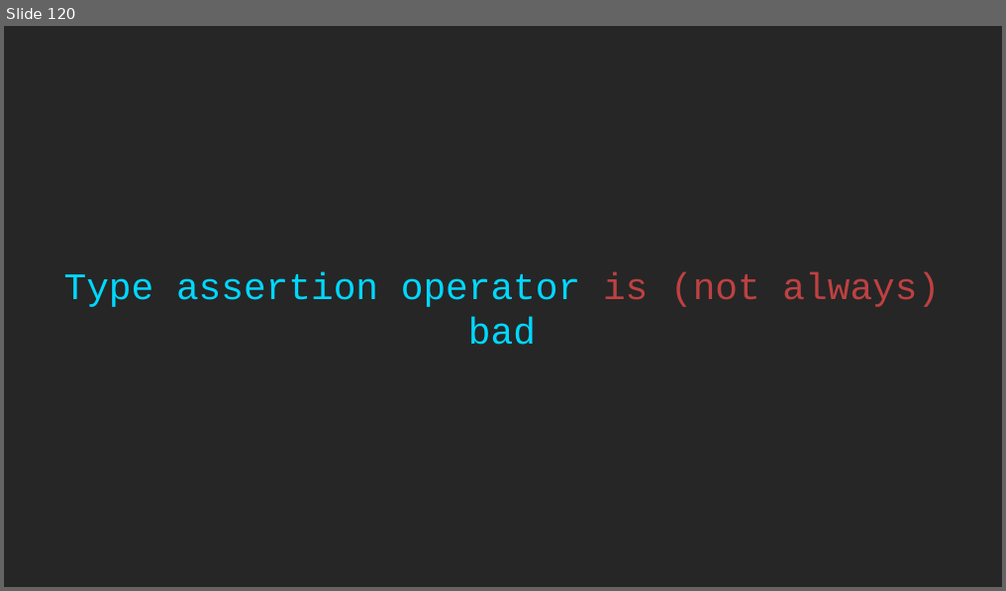
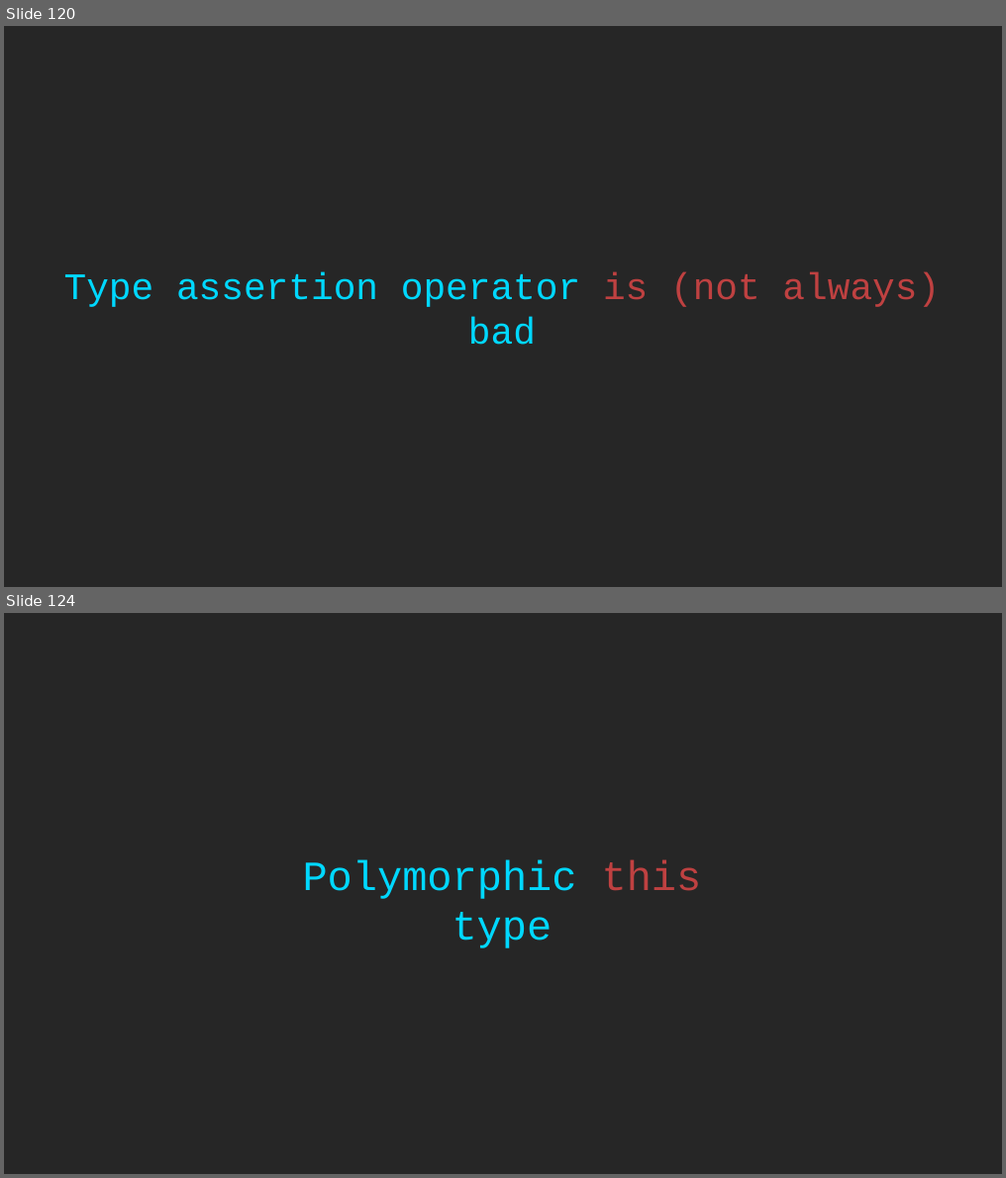
Before and after one commit to rkhaimov/ts-course, a slide deck: Course.pptx. Shown one above the other, each under a label of ours: slide 120 before the commit, slides 120 and 124 after it; the slides between them are not shown. The pictures are 1006x591 and 1006x1178 pixels, drawn with LibreOffice and Linux fonts; fonts in the diff are those of the drawing. Boxes give left, top, right and bottom in pixels: in the first picture for what was removed or moved away, otherwise in the second. Text is boxed around its words. In the diff, an @@ line names an element or a change of style, - is before the commit and + after.

```diff
--- a/Course.pptx
+++ b/Course.pptx
@@ slide 124 added at <box>4,613,1002,1174</box>, background #262626 @@
@@ text added at <box>303,860,702,949</box>, 40 pt, text #00D8FF @@
+Polymorphic this type
```
Also in this commit, not shown: 7 other slides added.
